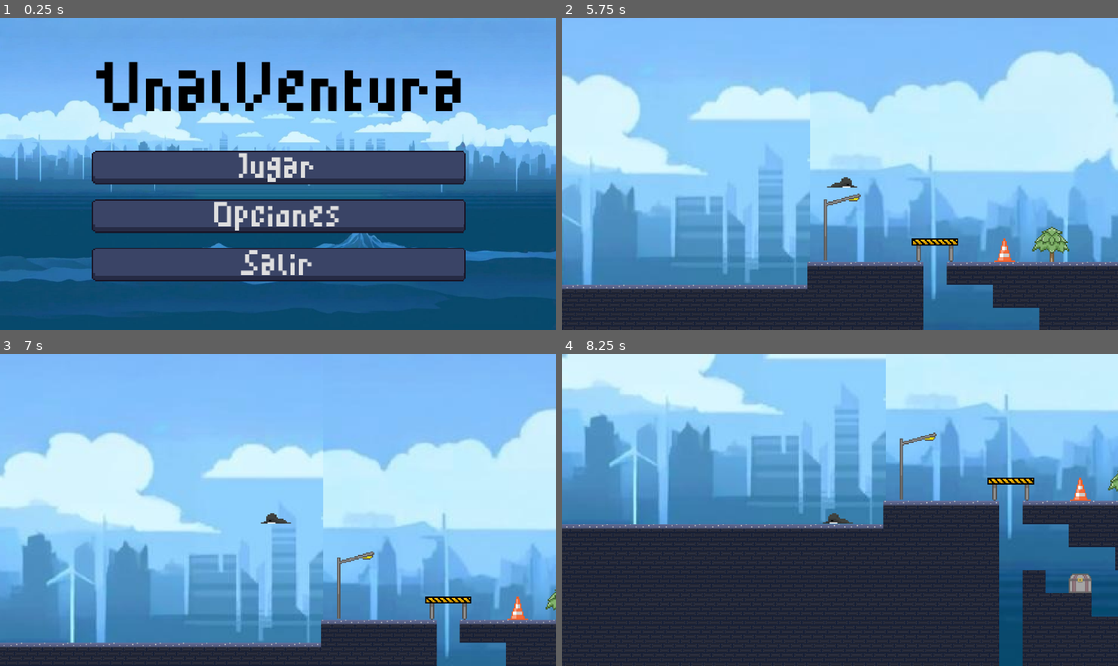
Above: before the commit, frames 1-4 (two rows, left to right).
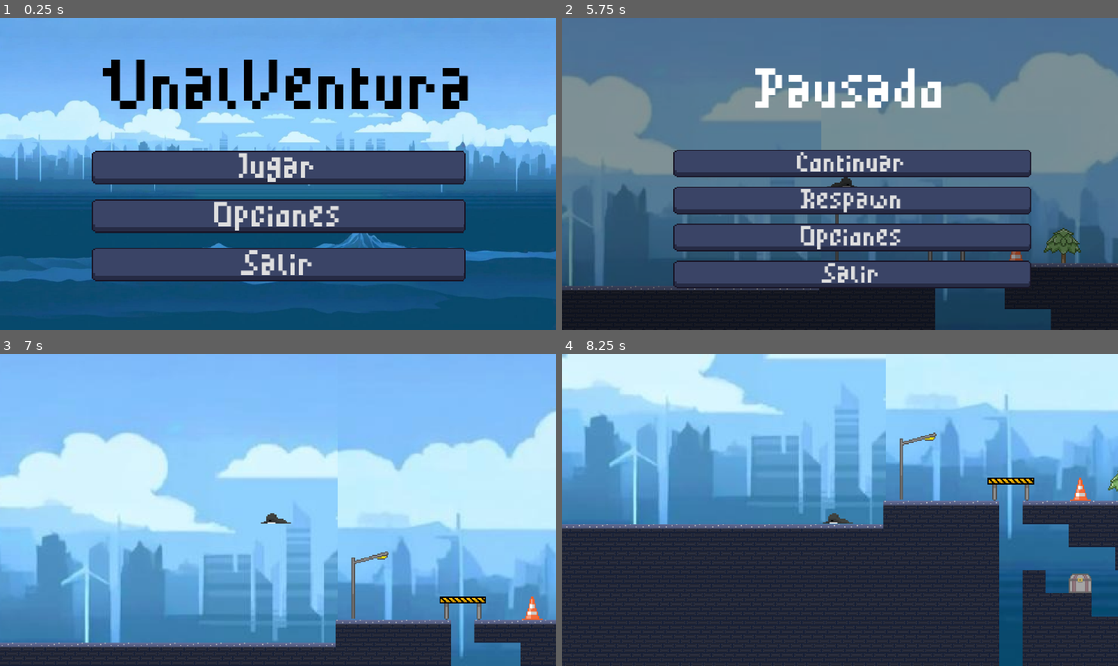
Above: after the commit, the same moments.

Repository: JuMad-SE/UNALVentura
Game: Godot game, scene res://Scenes/menu.tscn
Same seed, same stepped clock (60 frames per second), same inputs: the game is played once before the commit and once after it. Sound files missing from this copy of the repository are replaced by a short silence.
Inputs (mouse positions are in pixels of both pictures, inside the frame that each line leads up to):
- Up to frame 1 (0.25 s): no input
- Up to frame 2 (5.75 s): click "J ugar" at 0.5 s; tap Enter at 1.25, 5 s; hold Right (move_right) 1.28-2.78 s; tap Z (attack) at 1.35, 2.1, 2.85, 3.6, 5.1 s; tap Space (jump) at 1.52, 2.27, 3.5, 3.77, 5.27 s; hold Left (move_left) 2.78-3.53 s; hold Right (move_right) 3.53-4.25 s; click "Respawn" at 4.25 s; hold Right (move_right) from 5.03 s (still down); tap Escape (pause, bound only after the commit) at 5.65 s
- Up to frame 3 (7 s): release Right (move_right) at 5.75 s; click (289, 500) at 5.75 s, where only the run after the commit has a clickable "Continuar"; tap Space (jump) at 6.5, 6.77 s; hold Left (move_left) from 6.53 s (still down); tap Z (attack) at 6.6 s
- Up to frame 4 (8.25 s): release Left (move_left) at 7.28 s; hold Right (move_right) 7.28-8.03 s; tap Z (attack) at 7.35, 8.1 s; hold Left (move_left) from 8.03 s (still down)

The runs differ from the first frame. In frame 1, 5.8% of the frame differs, in the area x 17-85%, y 13-30%; in frame 2, 91%, in the area x 0-100%, y 0-100%; in frame 3, 15%; in frame 4, nothing differs.

Commit message:
Termina menú de pausa menos opciones

Diff:
--- a/Scenes/level_1.tscn
+++ b/Scenes/level_1.tscn
@@ -18,6 +18,7 @@
 [ext_resource type="Texture2D" uid="uid://ba5k4i12k7858" path="res://sprites/ciudadUpper.jpeg" id="15_pjppf"]
 [ext_resource type="AudioStream" uid="uid://bxm5qethe7rp4" path="res://sounds/perder.mp3" id="16_8i23i"]
 [ext_resource type="AudioStream" uid="uid://cd5tasyu8of66" path="res://sounds/inicio de juego.mp3" id="17_8yhm2"]
+[ext_resource type="PackedScene" uid="uid://b3yvd5m3fknb6" path="res://Scenes/pauseMenu.tscn" id="19_yltlr"]
 
 [sub_resource type="TileSetAtlasSource" id="TileSetAtlasSource_6ioyp"]
 texture = ExtResource("3_xrdnt")
@@ -131,6 +132,8 @@
 [node name="VictoryUi" parent="." groups=["victory_ui"] instance=ExtResource("11_uy8f0")]
 script = ExtResource("14_pjppf")
 
+[node name="PauseMenu" parent="." instance=ExtResource("19_yltlr")]
+
 [node name="LevelEnd" parent="." instance=ExtResource("12_uy8f0")]
 position = Vector2(1657, 27)
 
--- a/Scenes/menu.tscn
+++ b/Scenes/menu.tscn
@@ -73,10 +73,10 @@
 "
 
 [node name="Label" type="Label" parent="."]
-offset_left = 65.0
-offset_top = 38.0
-offset_right = 423.0
-offset_bottom = 90.0
+offset_left = 71.0
+offset_top = 36.0
+offset_right = 429.0
+offset_bottom = 88.0
 text = "UnalVentura"
 label_settings = SubResource("LabelSettings_jsrd8")
 horizontal_alignment = 1
--- a/Scenes/options.tscn
+++ b/Scenes/options.tscn
@@ -1,8 +1,14 @@
-[gd_scene load_steps=4 format=3 uid="uid://cgjd1jo14lik"]
+[gd_scene load_steps=6 format=3 uid="uid://cgjd1jo14lik"]
 
 [ext_resource type="Script" uid="uid://ujx7nab0v7js" path="res://scripts/options.gd" id="1_4tmxy"]
 [ext_resource type="Texture2D" uid="uid://drujo71y0w0s0" path="res://sprites/background/fondo2.jpeg" id="2_4tmxy"]
 [ext_resource type="Theme" uid="uid://3tx6l7m0r8ph" path="res://resources/default.tres" id="3_qyyw6"]
+[ext_resource type="FontFile" uid="uid://cypg460wvilq0" path="res://sprites/fonts/MinimalPixel v2.ttf" id="4_ww8vx"]
+
+[sub_resource type="LabelSettings" id="LabelSettings_kftxf"]
+font = ExtResource("4_ww8vx")
+font_size = 20
+font_color = Color(0, 0, 0, 1)
 
 [node name="Options" type="Control"]
 layout_mode = 3
@@ -57,20 +63,14 @@
 text = "ATRAS
 "
 
-[node name="Música" type="Label" parent="."]
-layout_mode = 1
-anchors_preset = -1
-anchor_left = 0.511
-anchor_top = 0.261
-anchor_right = 0.511
-anchor_bottom = 0.261
-offset_left = -34.28
-offset_top = -14.47
-offset_right = 33.72
-offset_bottom = 13.53
-theme_override_colors/font_color = Color(0, 0, 0, 1)
-theme_override_font_sizes/font_size = 20
+[node name="Label" type="Label" parent="."]
+offset_left = 174.0
+offset_top = 58.0
+offset_right = 302.0
+offset_bottom = 81.0
 text = "Musica"
+label_settings = SubResource("LabelSettings_kftxf")
+horizontal_alignment = 1
 
 [connection signal="pressed" from="Botones/Atras" to="." method="_on_quit_pressed"]
 [connection signal="pressed" from="Botones/Atras" to="." method="_on_atras_pressed"]
--- /dev/null
+++ b/Scenes/pauseMenu.tscn
@@ -0,0 +1,85 @@
+[gd_scene load_steps=5 format=3 uid="uid://b3yvd5m3fknb6"]
+
+[ext_resource type="Script" uid="uid://c01dtjr0rsorg" path="res://Scenes/pause_menu.gd" id="1_15pn7"]
+[ext_resource type="Theme" uid="uid://3tx6l7m0r8ph" path="res://resources/default.tres" id="3_bog3y"]
+[ext_resource type="FontFile" uid="uid://cypg460wvilq0" path="res://sprites/fonts/MinimalPixel v2.ttf" id="4_1gc43"]
+
+[sub_resource type="LabelSettings" id="LabelSettings_shfa6"]
+font = ExtResource("4_1gc43")
+font_size = 40
+
+[node name="PauseMenu" type="CanvasLayer"]
+process_mode = 3
+script = ExtResource("1_15pn7")
+
+[node name="ColorRect" type="ColorRect" parent="."]
+visible = false
+anchors_preset = 15
+anchor_right = 1.0
+anchor_bottom = 1.0
+grow_horizontal = 2
+grow_vertical = 2
+color = Color(0, 0, 0, 0.411765)
+
+[node name="Label" type="Label" parent="."]
+visible = false
+anchors_preset = -1
+anchor_left = 0.5
+anchor_top = 0.207
+anchor_right = 0.5
+anchor_bottom = 0.207
+offset_left = -73.0
+offset_top = -11.89
+offset_right = 93.0
+offset_bottom = 28.11
+grow_horizontal = 2
+text = "Pausado"
+label_settings = SubResource("LabelSettings_shfa6")
+horizontal_alignment = 1
+
+[node name="Botones" type="VBoxContainer" parent="."]
+visible = false
+anchors_preset = -1
+anchor_left = 0.501
+anchor_top = 0.593
+anchor_right = 0.501
+anchor_bottom = 0.593
+offset_left = -144.48
+offset_top = -46.11
+offset_right = 164.52
+offset_bottom = 77.89
+grow_horizontal = 2
+grow_vertical = 2
+theme_override_constants/separation = 8
+
+[node name="Continuar" type="Button" parent="Botones"]
+layout_mode = 2
+theme = ExtResource("3_bog3y")
+theme_override_constants/h_separation = 4
+theme_override_font_sizes/font_size = 20
+text = "Continuar"
+
+[node name="Respawn" type="Button" parent="Botones"]
+layout_mode = 2
+theme = ExtResource("3_bog3y")
+theme_override_constants/h_separation = 4
+theme_override_font_sizes/font_size = 20
+text = "Respawn"
+
+[node name="Opciones" type="Button" parent="Botones"]
+layout_mode = 2
+theme = ExtResource("3_bog3y")
+theme_override_constants/h_separation = 4
+theme_override_font_sizes/font_size = 20
+text = "Opciones"
+
+[node name="Salir" type="Button" parent="Botones"]
+layout_mode = 2
+theme = ExtResource("3_bog3y")
+theme_override_constants/h_separation = 4
+theme_override_font_sizes/font_size = 20
+text = "Salir"
+
+[connection signal="pressed" from="Botones/Continuar" to="." method="_on_continuar_pressed"]
+[connection signal="pressed" from="Botones/Respawn" to="." method="_on_respawn_pressed"]
+[connection signal="pressed" from="Botones/Salir" to="." method="_on_salir_pressed"]
--- /dev/null
+++ b/Scenes/pause_menu.gd
@@ -0,0 +1,27 @@
+extends CanvasLayer
+
+func _physics_process(delta):
+	if Input.is_action_just_pressed("pause"):
+		get_tree().paused = not get_tree().paused
+		$ColorRect.visible = not $ColorRect.visible
+		$Label.visible = not $Label.visible
+		$Botones.visible = not $Botones.visible
+
+
+func _on_continuar_pressed():
+	get_tree().paused = false
+	$ColorRect.visible = false
+	$Label.visible = false
+	$Botones.visible = false
+
+
+
+func _on_respawn_pressed():
+	get_tree().paused = false
+	GameManager.restart_game()
+
+
+
+
+func _on_salir_pressed():
+	get_tree().quit()
--- a/project.godot
+++ b/project.godot
@@ -51,6 +51,12 @@
 "events": [Object(InputEventKey,"resource_local_to_scene":false,"resource_name":"","device":-1,"window_id":0,"alt_press …(192 unchanged characters)…
 ]
 }
+pause={
+"deadzone": 0.2,
+"events": [Object(InputEventKey,"resource_local_to_scene":false,"resource_name":"","device":-1,"window_id":0,"alt_pressed":false,"shift_pressed":false,"ctrl_pressed":false,"meta_pressed":false,"pressed":false,"keycode":0,"physical_keycode":4194305,"key_label":0,"unicode":0,"location":0,"echo":false,"script":null)
+, Object(InputEventKey,"resource_local_to_scene":false,"resource_name":"","device":-1,"window_id":0,"alt_pressed":false,"shift_pressed":false,"ctrl_pressed":false,"meta_pressed":false,"pressed":false,"keycode":0,"physical_keycode":80,"key_label":0,"unicode":112,"location":0,"echo":false,"script":null)
+]
+}
 
 [layer_names]
 
--- /dev/null
+++ b/scripts/pauseMenu.gd
@@ -0,0 +1,41 @@
+# Archivo: PauseMenu.gd
+extends Control
+
+# Marcar la escena como pausable
+func _ready():
+	visible = false
+	process_mode = Node.PROCESS_MODE_WHEN_PAUSED
+
+# Escuchar la tecla "P" para mostrar/ocultar el menú
+func _input(event):
+	if event.is_action_pressed("pause"):
+		print("yhola")
+		toggle_pause()
+
+func toggle_pause():
+	if visible:
+		resume_game()
+	else:
+		pause_game()
+
+func pause_game():
+	visible = true
+	get_tree().paused = true
+
+func resume_game():
+	visible = false
+	get_tree().paused = false
+
+func _on_continuar_pressed():
+	resume_game()
+
+func _on_opciones_pressed():
+	# Aquí puedes mostrar las opciones directamente o cargar la escena de opciones
+	# Si quieres cargar la escena de opciones mientras estás en pausa:
+	get_tree().paused = false
+	get_tree().change_scene_to_file("res://Scenes/options.tscn")
+
+func _on_salir_pressed():
+	# Volver al menú principal
+	get_tree().paused = false
+	get_tree().change_scene_to_file("res://Scenes/menu.tscn")
Not shown: 1 places in Scenes/level_1.tscn that only renumber resources
Not shown, added: Scenes/pause_menu.gd.uid
Not shown, added: scripts/pauseMenu.gd.uid
